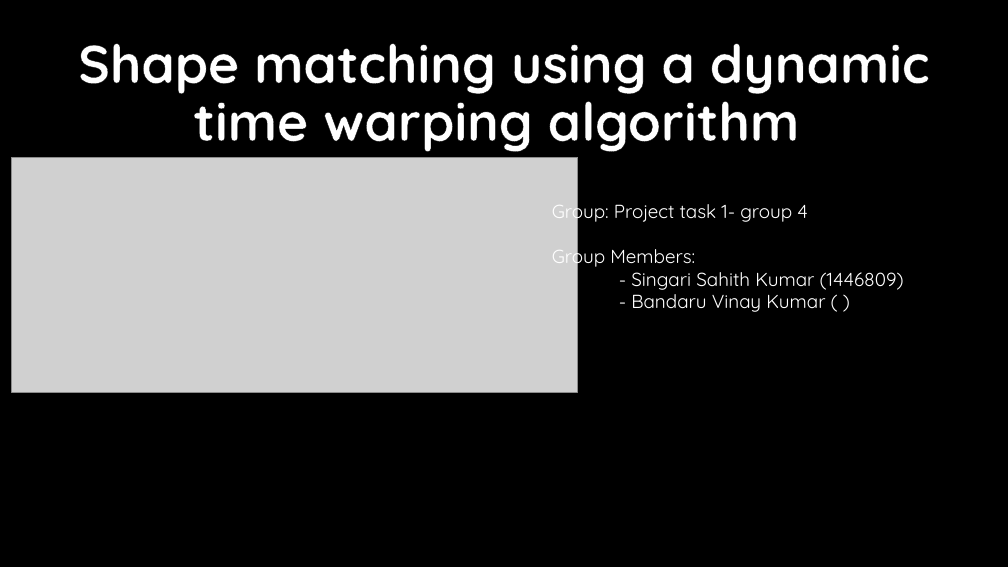
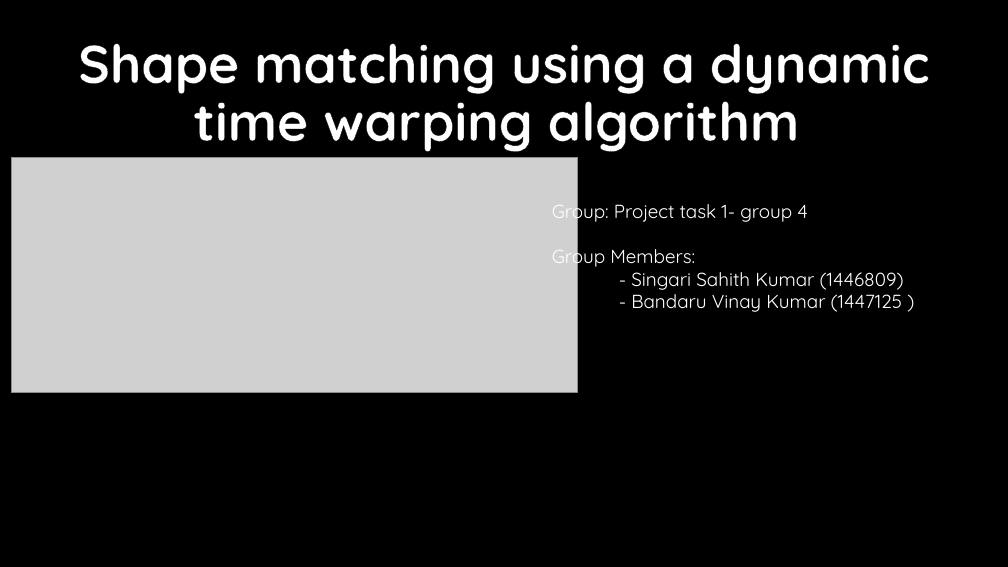
Before and after one commit to sahithkumar1999/Shape-matching-using-a-dynamic-time-warping-algorithm, a slide deck: slide 1 of Documentation/Project task 1- group 4.pptx. Drawn at 1008x567 pixels with LibreOffice and Linux fonts; fonts in the diff are those of the drawing; grey boxes stand for pictures; background and template pictures are left out. Boxes give left, top, right and bottom in pixels: in the first picture for what was removed or moved away, otherwise in the second. Text is boxed around its words. In the diff, an @@ line names an element or a change of style, - is before the commit and + after.

```diff
--- a/Documentation/Project task 1- group 4.pptx
+++ b/Documentation/Project task 1- group 4.pptx
@@ text at (x1=631, y1=289, x2=903, y2=312): text changed @@
-- Bandaru Vinay Kumar ( )
+- Bandaru Vinay Kumar (1447125 )
```
Also in this commit, not shown: 1 other slide changed, 2 slides added, 3 other files.
